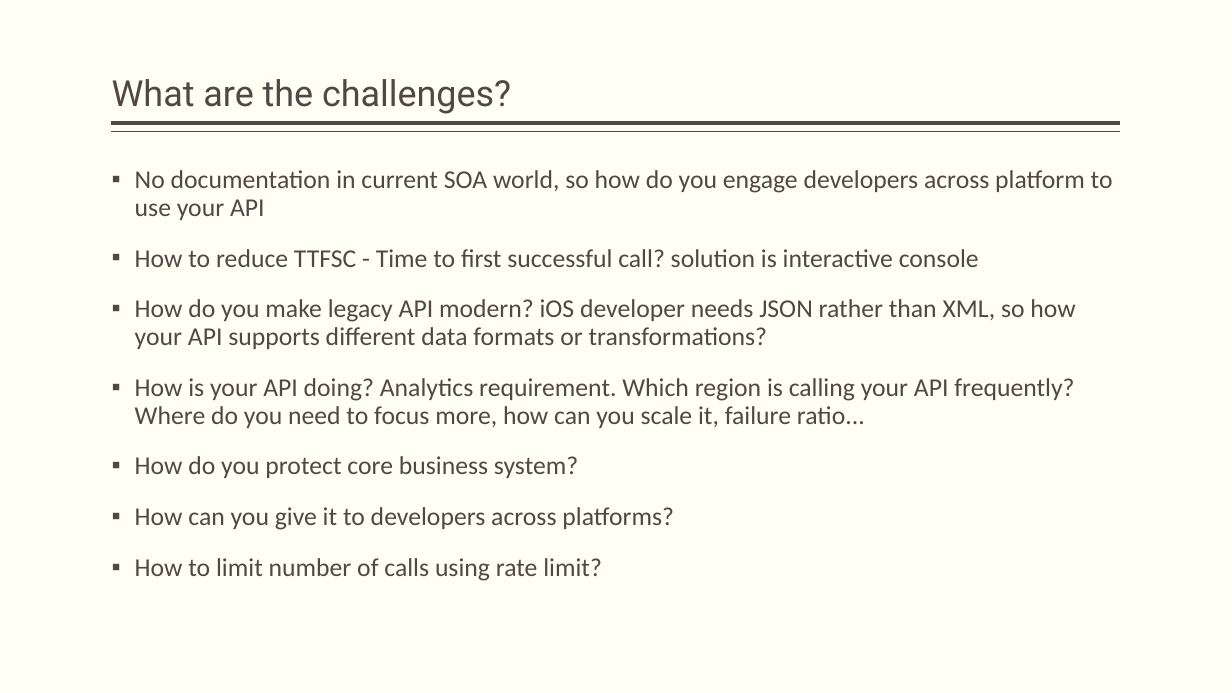
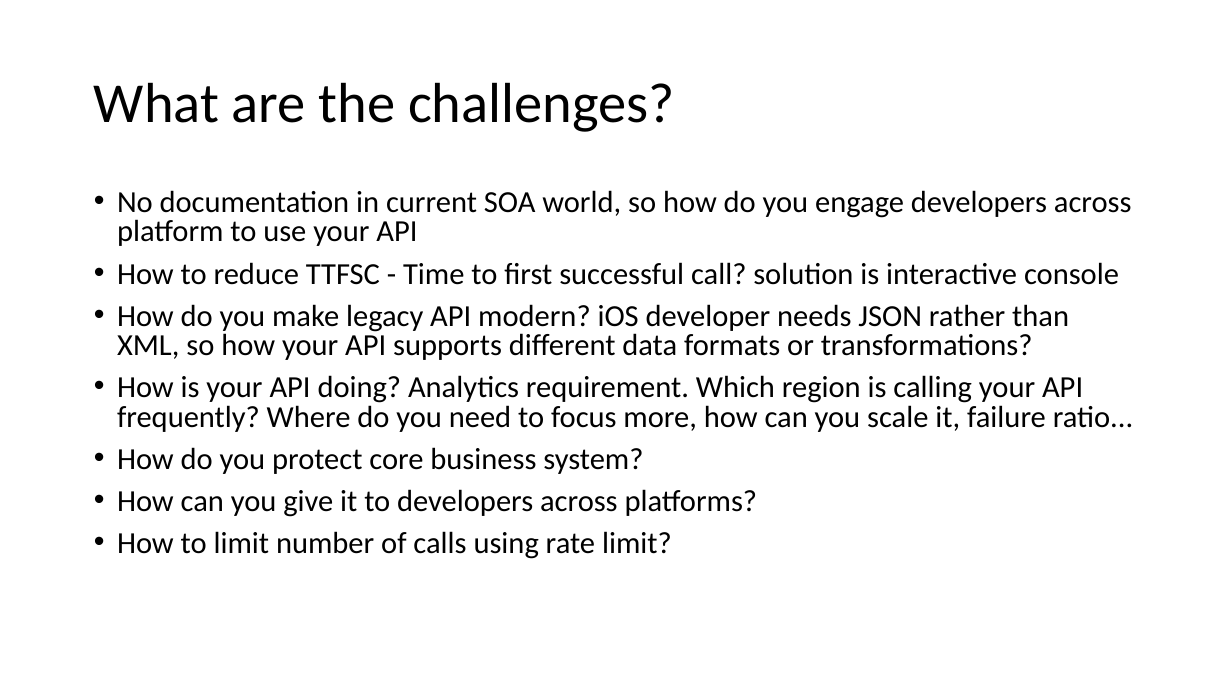
Before and after one commit to prasadhonrao/Training, a slide deck: slide 50 of Presentations/Microsoft Azure.pptx (slide 22 before the commit). Drawn at 1232x693 pixels with LibreOffice and Linux fonts; fonts in the diff are those of the drawing. Boxes give left, top, right and bottom in pixels: in the first picture for what was removed or moved away, otherwise in the second. Text is boxed around its words. In the diff, an @@ line names an element or a change of style, - is before the commit and + after.

```diff
--- a/Presentations/Microsoft Azure.pptx
+++ b/Presentations/Microsoft Azure.pptx
@@ background #FFFFF3 to #FFFFFF @@
@@ title "What are the challenges?": place and size @@
-title "What are the challenges?" at bbox=[112, 79, 511, 114]
+title "What are the challenges?" at bbox=[94, 82, 674, 132]
@@ title "What are the challenges?" at bbox=[94, 82, 674, 132]: size 28 to 44 pt, font Roboto to Calibri, text colour #514843 to #000000; vertical alignment bottom to middle @@
@@ line removed from (1121, 123) to (112, 123) @@
@@ line removed from (1121, 132) to (112, 132) @@
@@ text "No documentation in current SOA ...": place and size @@
-text "No documentation in current SOA ..." at bbox=[135, 170, 1113, 581]
+text "No documentation in current SOA ..." at bbox=[117, 190, 1133, 559]
@@ text "No documentation in current SOA ..." at bbox=[117, 190, 1133, 559]: size 20 to 23.8 pt, text colour #514843 to #000000; bullet ▪ to •; line spacing 0.9 to 0.8; less space between paragraphs @@
```
Also in this commit, not shown: 22 other slides changed, 33 slides added, 2 slides removed.
